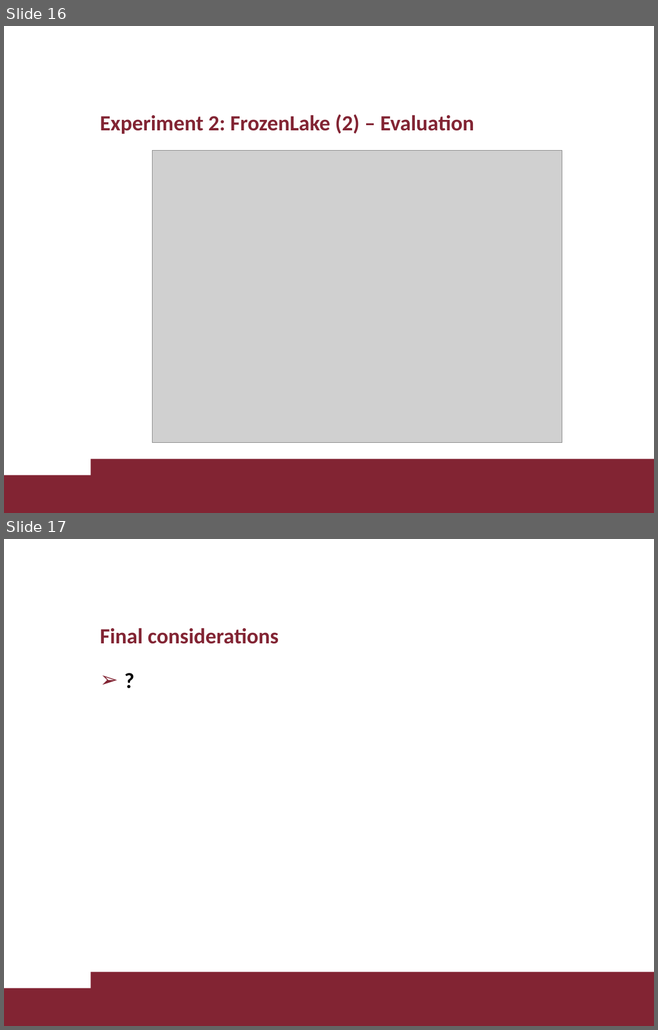
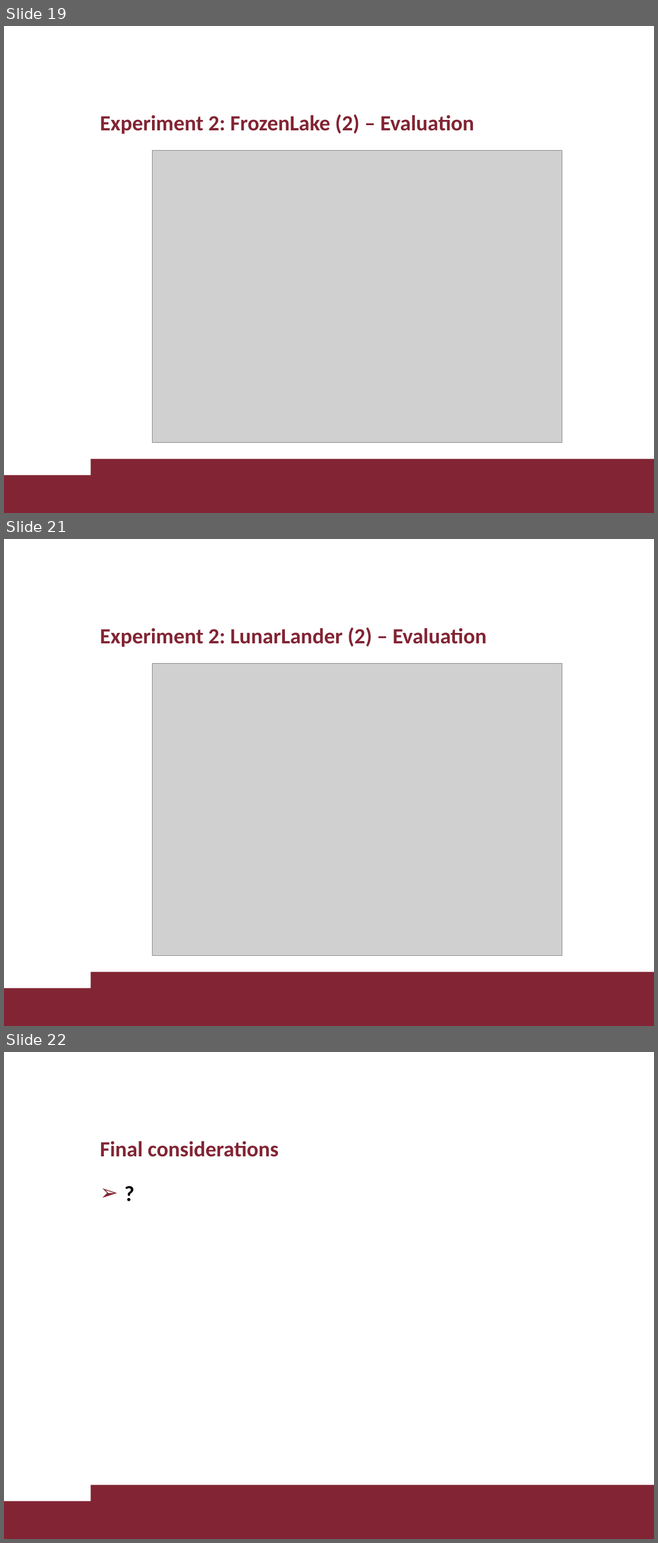
Before and after one commit to lorenzo-di-luccio/RL_Project, a slide deck: slides/diluccio_giamba_RL_project.pptx. Shown one above the other, each under a label of ours: slides 16 and 17 before the commit, slides 19, 21 and 22 after it; the slides between them are not shown. The pictures are 658x1030 and 658x1543 pixels, drawn with LibreOffice and Linux fonts; fonts in the diff are those of the drawing; grey boxes stand for pictures; background and template pictures are left out. Boxes give left, top, right and bottom in pixels: in the first picture for what was removed or moved away, otherwise in the second. Text is boxed around its words. In the diff, an @@ line names an element or a change of style, - is before the commit and + after.

Commit message:
Updated slides with LunarLander

```diff
--- a/slides/diluccio_giamba_RL_project.pptx
+++ b/slides/diluccio_giamba_RL_project.pptx
@@ slide 21 added at box(4, 539, 654, 1026), background #FFFFFF; not listed: 2 template elements that a slide beside it also shows @@
@@ title added at box(100, 627, 487, 647), 24 pt, text #822433, bold @@
+Experiment 2: LunarLander (2) – Evaluation
@@ picture added at box(152, 664, 561, 956) @@
@@ what was slide 16 is now slide 19 @@
@@ what was slide 17 is now slide 22 @@
```
Also in this commit, not shown: 5 slides changed, 4 other slides added, 1 slide removed, 1 other file.
